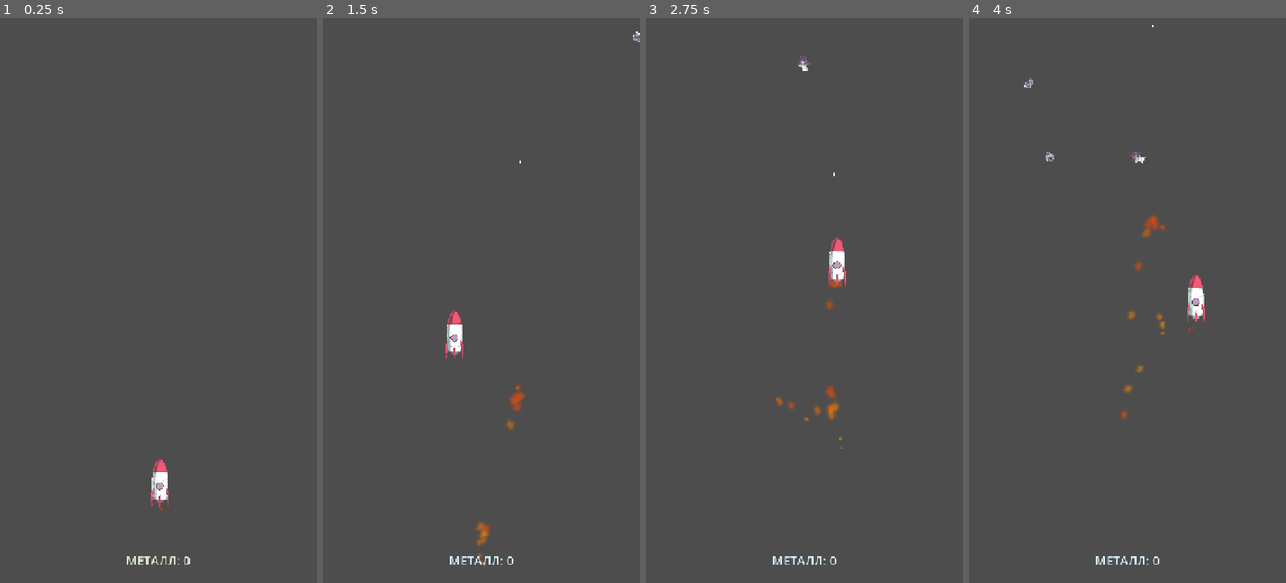
Above: before the commit, frames 1-4 (left to right).
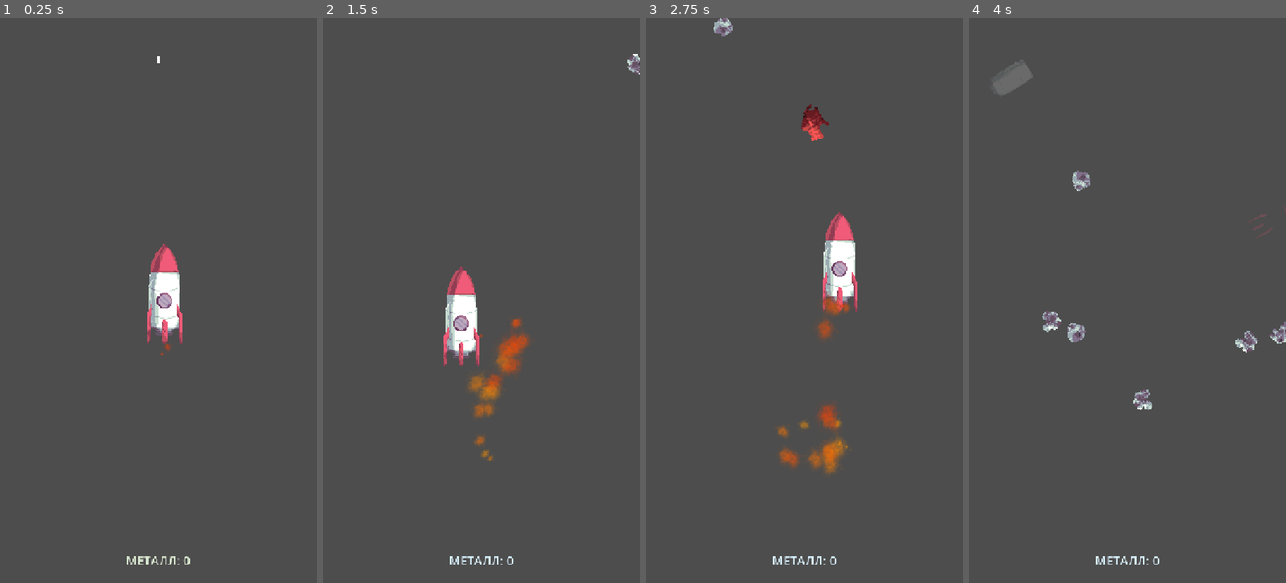
Above: after the commit, the same moments.

Repository: Minemaster656/closed-space-arcade
Game: Godot game, scene res://assets/scenes/game.tscn
Two runs of this game, one before a commit and one after it. Both use one fixed random seed, a clock stepped at 60 frames per second and the inputs below.
Inputs (mouse positions are in pixels of both pictures, inside the frame that each line leads up to):
- Up to frame 1 (0.25 s): no input
- Up to frame 2 (1.5 s): move the mouse to (551, 272) at 0.52 s; click (551, 272) at 0.67 s; drag from (418, 328) to (519, 368) at 1.27 s
- Up to frame 3 (2.75 s): move the mouse to (836, 176) at 2.02 s; click (836, 176) at 2.17 s
- Up to frame 4 (4 s): drag from (1111, 413) to (1156, 176) at 2.77 s; move the mouse to (1222, 385) at 3.52 s; click (1222, 385) at 3.67 s

The runs differ from the first frame. In frame 1, 1.8% of the frame differs, in the area x 46-58%, y 6-88%; in frame 2, 3.0%; in frame 3, 3.1%, in the area x 21-67%, y 0-81%; in frame 4, 2.0%.

Commit message:
фиксы

Diff:
--- a/assets/scenes/game.tscn
+++ b/assets/scenes/game.tscn
@@ -17,9 +17,9 @@
 script = ExtResource("11_game")
 
 [node name="Camera2D" type="Camera2D" parent="." unique_id=916745351]
+zoom = Vector2(2, 2)
 
 [node name="Rocket" parent="." unique_id=1685500372 node_paths=PackedStringArray("pool") instance=ExtResource("1_cb66b")]
-position = Vector2(0, 420)
 pool = NodePath("../Managers/BulletPool")
 
 [node name="Managers" type="Node2D" parent="." unique_id=1223067182]
--- a/assets/scripts/entity/rocket.gd
+++ b/assets/scripts/entity/rocket.gd
@@ -78,11 +78,24 @@
 		return
 
 	var asteroid := area as Asteroid
+	var tid := "<none>"
+	if asteroid != null and asteroid.type != null:
+		tid = asteroid.type.id
+	print("ROCKET AREA ENTER type=", tid,
+		" type.collectible=", asteroid != null and asteroid.type != null and asteroid.type.collectible,
+		" dead=", asteroid != null and asteroid._dead,
+		" collectible()=", asteroid != null and asteroid.is_collectible(),
+		" harmful=", asteroid != null and asteroid.is_harmful(),
+		" groups=", area.get_groups())
+
 	if asteroid != null and asteroid.is_collectible():
 		asteroid.collect()
 		return
 
 	if area.is_in_group("collision_damage"):
+		print("ROCKET HIT area=", area.name, " type=", tid, " groups=", area.get_groups(), " parent=", area.get_parent())
+		if OS.has_environment("ROCKET_TEST_NODEATH"):
+			return
 		_death_pending = true
 		_break_apart.call_deferred()
 
